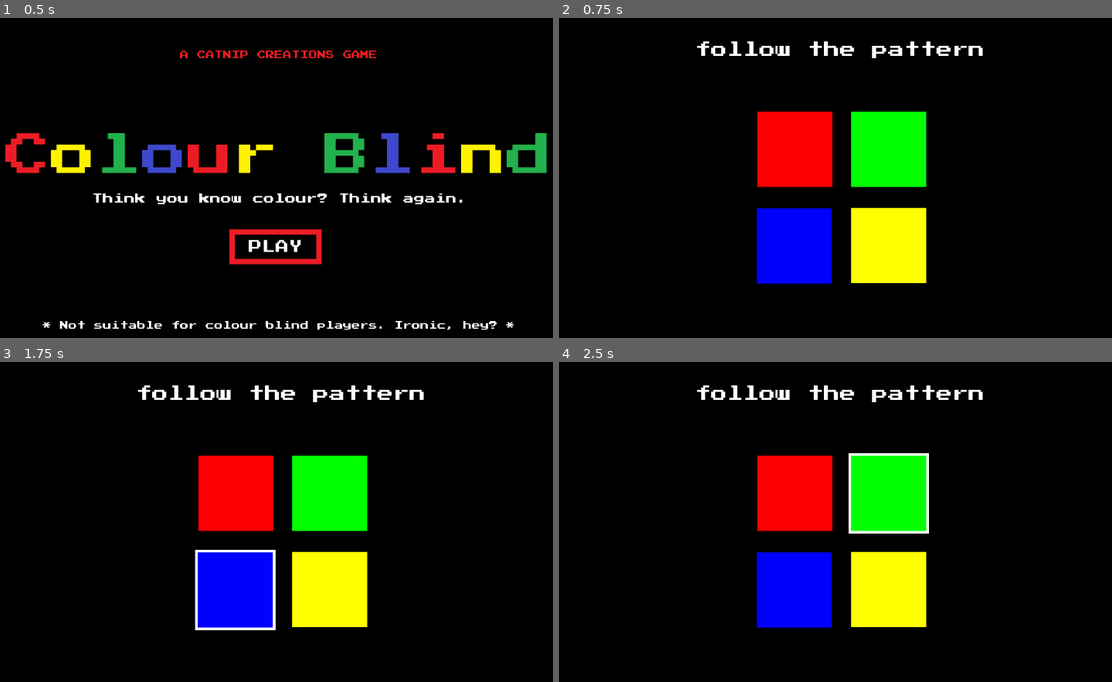
Above: before the commit, frames 1-4 (two rows, left to right).
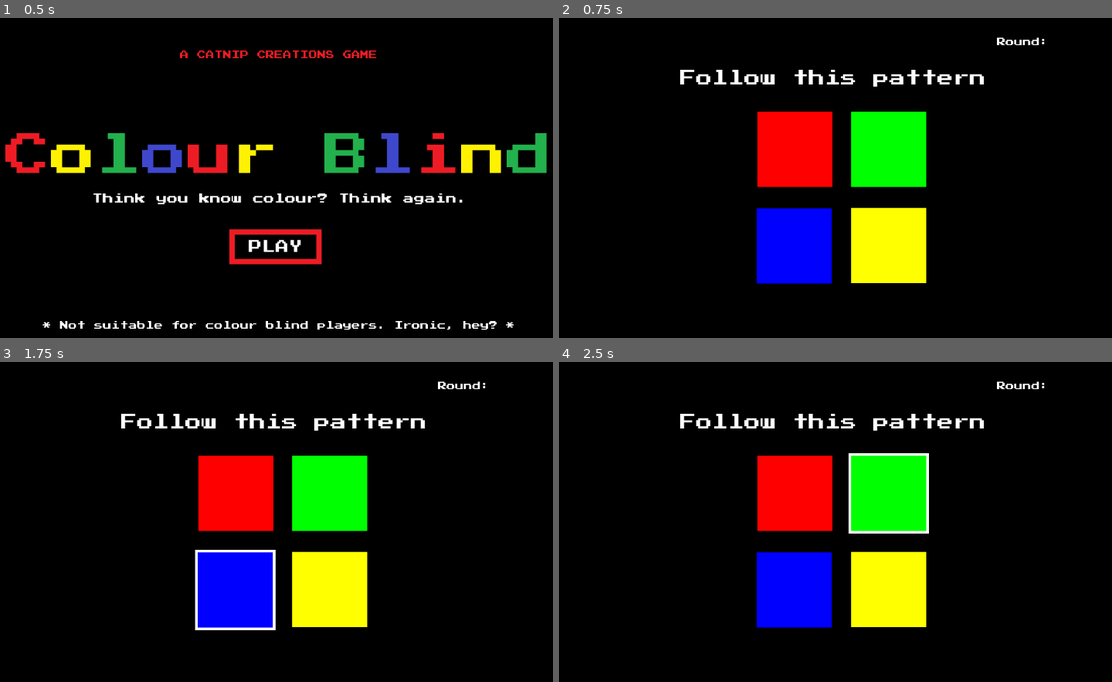
Above: after the commit, the same moments.

Repository: kwrightsk/game-jam-january-2026
Game: Godot game, scene res://Scenes/title_screen.tscn
The game is run twice, just before and just after one commit, with the same random seed, the same clock (stepped at 60 frames per second) and the same inputs.
Inputs (mouse positions are in pixels of both pictures, inside the frame that each line leads up to):
- Up to frame 1 (0.5 s): no input
- Up to frame 2 (0.75 s): click "PLAY" at 0.5 s
- Up to frame 3 (1.75 s): tap Enter at 1.25 s; move the mouse to (237, 493) at 1.27 s; press the mouse at (237, 493) at 1.28 s
- Up to frame 4 (2.5 s): tap Space at 2 s; move the mouse to (890, 493) at 2.02 s; release the mouse at (890, 493) at 2.03 s; click (890, 493) at 2.1 s

Frame 1 is identical in both runs. In frame 2, 2.1% of the frame differs, in the area x 21-88%, y 6-22%; in frame 3, 2.1%; in frame 4, 2.1%.

Commit message:
added the round label to all 4 mini games

Diff:
--- a/Scenes/colour_picker.tscn
+++ b/Scenes/colour_picker.tscn
@@ -39,6 +39,6 @@
 offset_left = 870.0
 offset_top = 54.0
 offset_right = 1075.0
-offset_bottom = 146.0
+offset_bottom = 85.0
 theme_override_fonts/font = ExtResource("2_l1jtp")
 text = "Round:"
--- a/Scenes/simon_says_level.tscn
+++ b/Scenes/simon_says_level.tscn
@@ -6,23 +6,6 @@
 
 [node name="SimonSaysLevel" type="Node2D"]
 script = ExtResource("2_3ww8m")
-
-[node name="Label" type="Label" parent="."]
-anchors_preset = 8
-anchor_left = 0.5
-anchor_top = 0.5
-anchor_right = 0.5
-anchor_bottom = 0.5
-offset_left = 307.0
-offset_top = 62.0
-offset_right = 980.0
-offset_bottom = 177.0
-grow_horizontal = 2
-grow_vertical = 2
-theme_override_colors/font_color = Color(1, 1, 1, 1)
-theme_override_fonts/font = ExtResource("2_0cifk")
-theme_override_font_sizes/font_size = 30
-text = "follow the pattern"
 
 [node name="SimonSaysPixel" parent="." instance=ExtResource("2_qgo7r")]
 position = Vector2(493, 262)
@@ -35,3 +18,20 @@
 
 [node name="SimonSaysPixel4" parent="." instance=ExtResource("2_qgo7r")]
 position = Vector2(668, 441)
+
+[node name="Round" type="Label" parent="."]
+offset_left = 870.0
+offset_top = 54.0
+offset_right = 1075.0
+offset_bottom = 85.0
+theme_override_fonts/font = ExtResource("2_0cifk")
+text = "Round:"
+
+[node name="Label2" type="Label" parent="."]
+offset_left = 279.0
+offset_top = 115.0
+offset_right = 1119.0
+offset_bottom = 178.0
+theme_override_fonts/font = ExtResource("2_0cifk")
+theme_override_font_sizes/font_size = 30
+text = "Follow this pattern"
--- a/Scenes/word_color_picker.tscn
+++ b/Scenes/word_color_picker.tscn
@@ -18,15 +18,23 @@
 mouse_filter = 1
 color = Color(0, 0, 0, 1)
 
+[node name="Round" type="Label" parent="CanvasLayer/ColorRect"]
+offset_left = 870.0
+offset_top = 54.0
+offset_right = 1075.0
+offset_bottom = 85.0
+theme_override_fonts/font = ExtResource("2_tqnll")
+text = "Round:"
+
 [node name="Instruction" type="Label" parent="CanvasLayer"]
 anchors_preset = -1
-anchor_top = -0.121914
+anchor_top = -0.177469
 anchor_right = 0.0720486
 anchor_bottom = -0.177469
-offset_left = 327.0
-offset_top = 142.0
-offset_right = 743.0
-offset_bottom = 205.0
+offset_left = 338.0
+offset_top = 197.0
+offset_right = 754.0
+offset_bottom = 260.0
 mouse_filter = 1
 theme_override_fonts/font = ExtResource("2_tqnll")
 text = "Click on the color word you see"
--- a/Scenes/word_picker.tscn
+++ b/Scenes/word_picker.tscn
@@ -18,17 +18,27 @@
 mouse_filter = 1
 color = Color(0, 0, 0, 1)
 
+[node name="Round" type="Label" parent="CanvasLayer"]
+offset_left = 870.0
+offset_top = 54.0
+offset_right = 1075.0
+offset_bottom = 85.0
+theme_override_fonts/font = ExtResource("1_b7mhs")
+text = "Round:"
+
 [node name="Instruction" type="Label" parent="CanvasLayer"]
 anchors_preset = -1
-anchor_top = -0.0601852
-anchor_bottom = -0.0601852
-offset_left = 368.0
-offset_top = 96.0
-offset_right = 784.0
-offset_bottom = 159.0
+anchor_top = -0.177469
+anchor_right = 0.0720486
+anchor_bottom = -0.177469
+offset_left = 338.0
+offset_top = 197.0
+offset_right = 754.0
+offset_bottom = 260.0
 mouse_filter = 1
 theme_override_fonts/font = ExtResource("1_b7mhs")
 text = "Click on the color you see"
+horizontal_alignment = 1
 metadata/_edit_use_anchors_ = true
 
 [node name="ColorWord" type="Label" parent="CanvasLayer"]
